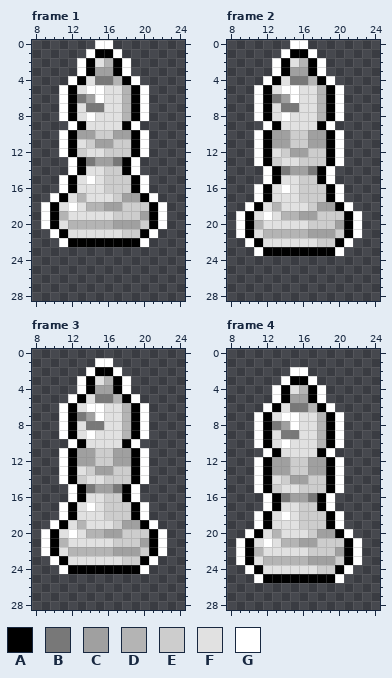
Two versions of one pixel-art file, Assets/Sprites/Sprites-Animation/Pieces/Pieces Dropping In/Aseprite Files/White Bishop Landing.aseprite. The picture above was drawn from the file before the commit.
32x32 pixels, 12 frames. Shown: frame 1: x 8..24, y 0..28; frame 2: x 8..24, y 0..28; frame 3: x 8..24, y 0..28; frame 4: x 8..24, y 0..28. The commit also changed other frames, which this record leaves out.
Palette (. is transparent): A #000000  B #787878  C #a0a0a0  D #b4b4b4  E #cdcdcd  F #e1e1e1  G #ffffff
Pixels before, frame 1, first column x 9:
 0 ......GG......
 1 .....GAAG.....
 2 ....GAFDAG....
 3 ....GACCAG....
 4 ...GAFBBDAG...
 5 ..GAFGGFFDAG..
 6 ..GABCGFFDAG..
 7 ..GAFBBFFDAG..
 8 ..GAFGFFFDAG..
 9 ...GAFFFFAG...
10 ..GACCEECCAG..
11 ..GAFECCEEAG..
12 ..GAEFFEEEAG..
13 ...GABCCBAG...
14 ...GAFFEEAG...
15 ..GAFGFEEEAG..
16 ..GAFFFEEEAG..
17 .GAFDFFFECCAG.
18 GAFGFDDCCEEEAG
19 GADFFFFFEEECAG
20 GAFDDDDDCCCEAG
21 .GAFFFFFFEEAG.
22 ..GAAAAAAAAG..
Pixels before, frame 2, first column x 9:
 0 ......GG......
 1 .....GAAG.....
 2 ....GAFDAG....
 3 ....GACCAG....
 4 ...GAFBBDAG...
 5 ..GAFGGFFDAG..
 6 ..GABCGFFDAG..
 7 ..GAFBBFFDAG..
 8 ..GAFGFFFDAG..
 9 ...GAFFFFAG...
10 ..GACCEECCAG..
11 ..GACCEECCAG..
12 ..GAFECCEEAG..
13 ..GAEFFEEEAG..
14 ...GABCCBAG...
15 ...GAFFEEAG...
16 ..GAFGFEEEAG..
17 ..GAFFFEEEAG..
18 .GAFDFFFECCAG.
19 GAFGFDDCCEEEAG
20 GADFFFFFEEECAG
21 GAFDDDDDCCCEAG
22 .GAFFFFFFEEAG.
23 ..GAAAAAAAAG..
Pixels before, frame 3, first column x 9:
 1 ......GG......
 2 .....GAAG.....
 3 ....GAFDAG....
 4 ....GACCAG....
 5 ...GAFBBDAG...
 6 ..GAFGGFFDAG..
 7 ..GABCGFFDAG..
 8 ..GAFBBFFDAG..
 9 ..GAFGFFFDAG..
10 ...GAFFFFAG...
11 ..GACCEECCAG..
12 ..GACCEECCAG..
13 ..GAFECCEEAG..
14 ..GAEFFEEEAG..
15 ...GABCCBAG...
16 ...GAFFEEAG...
17 ..GAFGFEEEAG..
18 ..GAFFFEEEAG..
19 .GAFDFFFECCAG.
20 GAFGFDDCCEEEAG
21 GADFFFFFEEECAG
22 GAFDDDDDCCCEAG
23 .GAFFFFFFEEAG.
24 ..GAAAAAAAAG..
Pixels before, frame 4, first column x 9:
 2 ......GG......
 3 .....GAAG.....
 4 ....GAFDAG....
 5 ....GACCAG....
 6 ...GAFBBDAG...
 7 ..GAFGGFFDAG..
 8 ..GABCGFFDAG..
 9 ..GAFBBFFDAG..
10 ..GAFGFFFDAG..
11 ...GAFFFFAG...
12 ..GACCEECCAG..
13 ..GACCEECCAG..
14 ..GAFECCEEAG..
15 ..GAEFFEEEAG..
16 ...GABCCBAG...
17 ...GAFFEEAG...
18 ..GAFGFEEEAG..
19 ..GAFFFEEEAG..
20 .GAFDFFFECCAG.
21 GAFGFDDCCEEEAG
22 GADFFFFFEEECAG
23 GAFDDDDDCCCEAG
24 .GAFFFFFFEEAG.
25 ..GAAAAAAAAG..
After the commit:
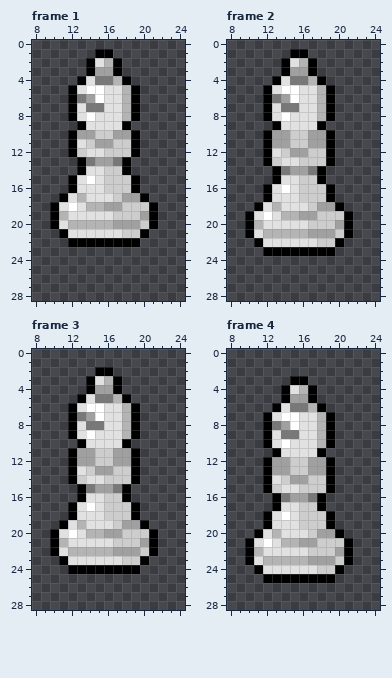
The edit:
Frame 1:
The edit erases colour G in row 0 at x 15 to 16; in row 1 at x 14 and 17; in rows 2 to 3 at x 13 and 18; in row 4 at x 12 and 19; in rows 5 to 8 at x 11 and 20; in row 9 at x 12 and 19.
The edit erases colour G in rows 10 to 12 at x 11 and 20; in rows 13 to 14 at x 12 and 19; in rows 15 to 16 at x 11 and 20; in row 17 at x 10 and 21; in rows 18 to 20 at x 9 and 22; in row 21 at x 10 and 21.
The edit erases colour G in row 22 at x 11 and 20.
Frame 2:
The edit erases colour G in row 0 at x 15 to 16; in row 1 at x 14 and 17; in rows 2 to 3 at x 13 and 18; in row 4 at x 12 and 19; in rows 5 to 8 at x 11 and 20; in row 9 at x 12 and 19.
The edit erases colour G in rows 10 to 13 at x 11 and 20; in rows 14 to 15 at x 12 and 19; in rows 16 to 17 at x 11 and 20; in row 18 at x 10 and 21; in rows 19 to 21 at x 9 and 22; in row 22 at x 10 and 21.
The edit erases colour G in row 23 at x 11 and 20.
Frame 3:
The edit erases colour G in row 1 at x 15 to 16; in row 2 at x 14 and 17; in rows 3 to 4 at x 13 and 18; in row 5 at x 12 and 19; in rows 6 to 9 at x 11 and 20; in row 10 at x 12 and 19.
The edit erases colour G in rows 11 to 14 at x 11 and 20; in rows 15 to 16 at x 12 and 19; in rows 17 to 18 at x 11 and 20; in row 19 at x 10 and 21; in rows 20 to 22 at x 9 and 22; in row 23 at x 10 and 21.
The edit erases colour G in row 24 at x 11 and 20.
Frame 4:
The edit erases colour G in row 2 at x 15 to 16; in row 3 at x 14 and 17; in rows 4 to 5 at x 13 and 18; in row 6 at x 12 and 19; in rows 7 to 10 at x 11 and 20; in row 11 at x 12 and 19.
The edit erases colour G in rows 12 to 15 at x 11 and 20; in rows 16 to 17 at x 12 and 19; in rows 18 to 19 at x 11 and 20; in row 20 at x 10 and 21; in rows 21 to 23 at x 9 and 22; in row 24 at x 10 and 21.
The edit erases colour G in row 25 at x 11 and 20.
Boxes around the changes in both pictures, in picture pixels (x1, y1, x2, y2):
erased: (41, 40, 167, 247)
erased: (236, 40, 362, 256)
erased: (41, 358, 167, 574)
erased: (236, 367, 362, 583)
